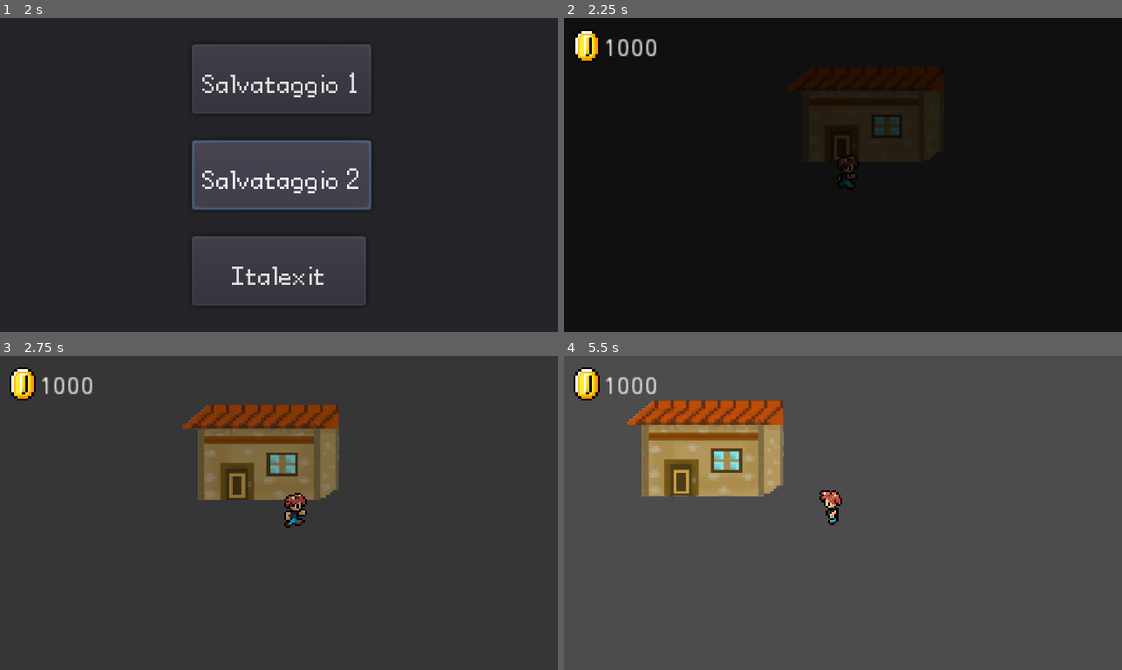
Above: before the commit, frames 1-4 (two rows, left to right).
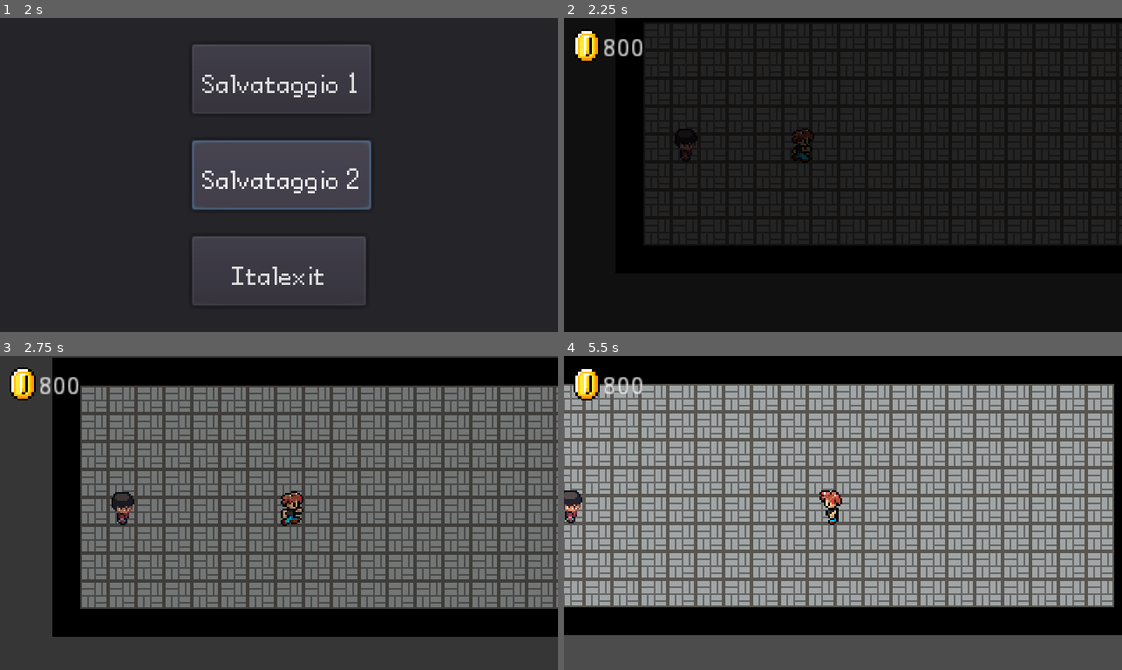
Above: after the commit, the same moments.

Repository: Fra866/ResPublica
Game: Godot game, scene res://Start.tscn
Two runs of this game, one before a commit and one after it. Both use one fixed random seed, a clock stepped at 60 frames per second and the inputs below.
Inputs:
- Up to frame 1 (2 s): click "Salvataggio 1" at 0.5 s; click "Salvataggio 2" at 1.25 s
- Up to frame 2 (2.25 s): tap Enter (ui_accept) at 2 s; hold Right (ui_right) from 2.03 s (still down); tap End (ui_end) at 2.1 s
- Up to frame 3 (2.75 s): keep holding Right (ui_right); tap Enter (ui_accept) at 2.27, 2.3, 2.57 s
- Up to frame 4 (5.5 s): release Right (ui_right) at 2.78 s; hold Down (ui_down) 2.78-3.53 s; tap Enter (ui_accept) at 2.85, 3.02, 3.32, 3.8, 4.52, 4.82, 5.1, 5.27 s; tap End (ui_end) at 3.05, 3.6, 4.35 s; hold Right (ui_right) 3.53-4.28 s; hold Up (ui_up) 4.28-5.03 s; hold Left (ui_left) from 5.03 s (still down)

Frame 1 is identical in both runs. In frame 2, 2.3% of the frame differs, in the area x 7-68%, y 6-55%; in frame 3, 57%; in frame 4, 74%, in the area x 0-100%, y 0-89%.

Commit message:
Battle Finished

Diff:
--- a/Items/Slogans/humani.tres
+++ b/Items/Slogans/humani.tres
@@ -5,7 +5,7 @@
 [resource]
 script = ExtResource( 2 )
 xp = 30
-political_pos = Vector2( -4, 4 )
+political_pos = Vector2( -4, -2 )
 name = "Restiamo humani"
 id = 4
 prize = 50
--- a/Items/Slogans/stalin.tres
+++ b/Items/Slogans/stalin.tres
@@ -5,7 +5,7 @@
 [resource]
 script = ExtResource( 2 )
 xp = 30
-political_pos = Vector2( -4, 8 )
+political_pos = Vector2( -4, 7 )
 name = "Stalin non era poi così male"
 id = 2
 prize = 50
--- a/NPC/tmp.tres
+++ b/NPC/tmp.tres
@@ -1,12 +1,12 @@
 [gd_resource type="Resource" load_steps=6 format=2]
 
-[ext_resource path="res://Items/Slogans/articolo1.tres" type="Resource" id=1]
-[ext_resource path="res://NPC/tmp.gd" type="Script" id=2]
-[ext_resource path="res://Items/Slogans/riforma.tres" type="Resource" id=3]
-[ext_resource path="res://Items/Slogans/cose_buone.tres" type="Resource" id=4]
-[ext_resource path="res://Items/Slogans/humani.tres" type="Resource" id=5]
+[ext_resource path="res://Items/Slogans/humani.tres" type="Resource" id=1]
+[ext_resource path="res://Items/Slogans/articolo1.tres" type="Resource" id=2]
+[ext_resource path="res://NPC/tmp.gd" type="Script" id=3]
+[ext_resource path="res://Items/Slogans/stalin.tres" type="Resource" id=4]
+[ext_resource path="res://Items/Slogans/black_lives.tres" type="Resource" id=5]
 
 [resource]
-script = ExtResource( 2 )
-slogans_for_battle = [ ExtResource( 5 ), ExtResource( 1 ), ExtResource( 4 ), ExtResource( 3 ) ]
-political_pos = Vector2( -4, -2 )
+script = ExtResource( 3 )
+slogans_for_battle = [ ExtResource( 2 ), ExtResource( 5 ), ExtResource( 1 ), ExtResource( 4 ) ]
+political_pos = Vector2( 0, 0 )
--- a/Saved/save01.tres
+++ b/Saved/save01.tres
@@ -1,14 +1,15 @@
-[gd_resource type="Resource" load_steps=6 format=2]
+[gd_resource type="Resource" load_steps=7 format=2]
 
 [ext_resource path="res://saved.gd" type="Script" id=1]
-[ext_resource path="res://Items/Slogans/humani.tres" type="Resource" id=2]
+[ext_resource path="res://Items/Slogans/stalin.tres" type="Resource" id=2]
 [ext_resource path="res://Scenes/Level1.tscn" type="PackedScene" id=3]
-[ext_resource path="res://Items/Slogans/stalin.tres" type="Resource" id=4]
+[ext_resource path="res://Items/Slogans/humani.tres" type="Resource" id=4]
 [ext_resource path="res://Items/Slogans/impero.tres" type="Resource" id=5]
+[ext_resource path="res://Items/Slogans/black_lives.tres" type="Resource" id=6]
 
 [resource]
 script = ExtResource( 1 )
-array = [ ExtResource( 2 ), ExtResource( 2 ), ExtResource( 4 ), ExtResource( 2 ), ExtResource( 2 ), ExtResource( 4 ), ExtResource( 5 ), ExtResource( 4 ), ExtResource( 4 ), ExtResource( 5 ), ExtResource( 5 ), ExtResource( 5 ) ]
+array = [ ExtResource( 4 ), ExtResource( 2 ), ExtResource( 6 ), ExtResource( 5 ) ]
 current_scene = ExtResource( 3 )
-player_pos = Vector2( -128, 32 )
-money = 600
+player_pos = Vector2( -48, 48 )
+money = 1000
--- a/Saved/save02.tres
+++ b/Saved/save02.tres
@@ -1,11 +1,11 @@
 [gd_resource type="Resource" load_steps=3 format=2]
 
 [ext_resource path="res://saved.gd" type="Script" id=1]
-[ext_resource path="res://Scenes/Level1.tscn" type="PackedScene" id=2]
+[ext_resource path="res://Scenes/InsideHouse.tscn" type="PackedScene" id=6]
 
 [resource]
 script = ExtResource( 1 )
 array = [  ]
-current_scene = ExtResource( 2 )
-player_pos = Vector2( 80, 16 )
-money = 1000
+current_scene = ExtResource( 6 )
+player_pos = Vector2( 64, 128 )
+money = 800
--- a/Scenes/BattleScene.gd
+++ b/Scenes/BattleScene.gd
@@ -1,5 +1,7 @@
 extends Node2D
 
+
+onready var scenemanager = get_node(NodePath('/root/SceneManager/'))
 onready var menu = get_node(NodePath('/root/SceneManager/Menu'))
 onready var dialouge_box = get_node(NodePath('/root/SceneManager/DialougeBox'))
 onready var pBar = $LifeBars/PlayerBar
@@ -22,6 +24,9 @@
 
 onready var attacking = false
 
+onready var first_attack_player = true
+onready var first_attack_enemy = true
+
 enum TURN {PLAYER, ENEMY, ATTACKING}
 onready var turn = TURN.PLAYER
 
@@ -29,6 +34,7 @@
 	political_compass.visibility(true)
 
 	dialouge_box.connect("npc_slogans", self, "set_npc_slogans")
+	dialouge_box.connect("next_scene", self, "set_next_scene")
 	for slogan_res in menu.slogan_list:
 		var new_slog_instance = load("res://Scenes/UI_Objects/SloganNode.tscn").instance()
 
@@ -49,6 +55,8 @@
 func _process(_delta):
 #	Temporary solution. Visual cue, or selector, to be soon implemented.
 	if turn == TURN.PLAYER:
+		var slog = menu.slogan_list[id]
+
 		if Input.is_action_just_pressed("ui_right") and id < 10:
 			id += 1
 		if Input.is_action_just_pressed("ui_down") and id < 4:
@@ -58,11 +66,10 @@
 		if Input.is_action_just_pressed("ui_left") and id > 0:
 			id -= 1
 
+		political_compass.set_line(political_compass.get_main_pointer() ,slog.political_pos.x, -slog.political_pos.y)
+
 	selector.rect_position = Vector2(32 * (id % (max_slogans - 1)), 40*(int(id / (max_slogans - 1))))
 
-	var slog = menu.slogan_list[id]
-	political_compass.set_main_pointer(slog.political_pos.x, -slog.political_pos.y)
-	# political_compass.visibility(turn == TURN.PLAYER)
 
 	if Input.is_action_just_pressed("ui_accept"):
 		attacking = true
@@ -91,7 +98,24 @@
 	#enemy_slogans = slogan_list
 
 
+func set_next_scene(next_scene):
+	print(next_scene)
+
+
+func battle_ends():
+	action_log.text = "Battaglia finita"
+	margincontainer.visible = true
+	battlemenu.visible = false
+
+	# yield(get_tree().create_timer(1), "timeout")
+
+	# scenemanager.start_transition("scene_path", Vector2(0,0))
+
+
 func playerAttack(slogan):
+	political_compass.set_main_pointer(slogan.political_pos.x, -slogan.political_pos.y)
+	political_compass.hide_line()
+
 	turn = TURN.ATTACKING
 	action_log.text = "Hai usato " + slogan.name
 	p_attack = slogan.political_pos
@@ -102,18 +126,32 @@
 	npcAttack(enemy_slogans[randi() % len(enemy_slogans) - 1])
 
 
+func damage(p_pos: Vector2, n_pos: Vector2):
+	var d = (5 - abs(p_pos.x - n_pos.x) + 5 - abs(p_pos.y - n_pos.y)) / 2
+	if d < 0:
+		pBar.value -= 8 * abs(d)
+	else:
+		npcBar.value -= 8*d
+
+
 func npcAttack(attack_slog):
 	turn = TURN.ENEMY
 	action_log.text = "Il nemico ha usato " + attack_slog.name
 	e_attack = attack_slog.political_pos
-	political_compass.set_next_pointer(e_attack.x, -e_attack.y)
+	political_compass.set_enemy_pointer(e_attack.x, -e_attack.y)
 	yield(get_tree().create_timer(1), "timeout")
 	margincontainer.visible = false
 	battlemenu.visible = true
 
-	yield(get_tree().create_timer(1), "timeout")
+	yield(get_tree().create_timer(0.1), "timeout")
 
-	print(p_attack, e_attack)
+	# print(p_attack, e_attack)
+
+	damage(p_attack, e_attack)
+	print('Turn Ends')
+
+	if npcBar.value == 0 or pBar.value == 0:
+		battle_ends()
 
 	turn = TURN.PLAYER
 
--- a/Scenes/BattleScene.tscn
+++ b/Scenes/BattleScene.tscn
@@ -49,6 +49,8 @@
 margin_right = 100.0
 margin_bottom = 15.0
 rect_min_size = Vector2( 100, 15 )
+custom_colors/font_color = Color( 1, 1, 1, 1 )
+custom_colors/font_color_shadow = Color( 0.168627, 0.85098, 0.223529, 1 )
 value = 100.0
 rounded = true
 __meta__ = {
--- a/Scenes/Level1.tscn
+++ b/Scenes/Level1.tscn
@@ -8,6 +8,8 @@
 [ext_resource path="res://Items/Slogans/humani.tres" type="Resource" id=6]
 [ext_resource path="res://Items/Slogans/cose_buone.tres" type="Resource" id=7]
 [ext_resource path="res://Items/Slogans/riforma.tres" type="Resource" id=8]
+[ext_resource path="res://Items/Slogans/black_lives.tres" type="Resource" id=9]
+[ext_resource path="res://Items/Slogans/stalin.tres" type="Resource" id=10]
 
 [node name="Level1" type="Node2D"]
 
@@ -22,7 +24,7 @@
 [node name="Bruno" parent="YSort" instance=ExtResource( 2 )]
 position = Vector2( -96, 80 )
 dialouge_list = [ "Ci sono troppe tasse" ]
-slogans_for_battle = [ ExtResource( 3 ) ]
+slogans_for_battle = [ ExtResource( 3 ), ExtResource( 9 ), ExtResource( 6 ), ExtResource( 10 ) ]
 
 [node name="Player" parent="YSort" instance=ExtResource( 1 )]
 position = Vector2( 80, 16 )
@@ -31,3 +33,4 @@
 position = Vector2( 80, 0 )
 
 [node name="Door" parent="YSort/House" instance=ExtResource( 5 )]
+next_player_pos = Vector2( 144, 176 )
--- a/Scenes/Menu.gd
+++ b/Scenes/Menu.gd
@@ -4,14 +4,18 @@
 onready var sprite = $MenuLayers/MainMenu/Sprite
 onready var control = $MenuLayers/MainMenu/Control
 onready var slogans = $MenuLayers/Slogans
-onready var container = $MenuLayers/Slogans/ItemList
-onready var slogan_selector = $MenuLayers/Slogans/ItemList/ColorRect
+onready var container = $MenuLayers/Slogans/MainContainer
+onready var slogan_selector = $MenuLayers/Slogans/MainContainer/Selector
 onready var menulayers = $MenuLayers
+onready var no_slog_text = $MenuLayers/Slogans/NoSloganText
+onready var political_compass = $MenuLayers/Slogans/PoliticalCompass
+onready var ui = get_node("/root/SceneManager/UI")
 
 onready var player = get_node(NodePath('..')).find_node('Player')
 onready var screentransition = get_node(NodePath('/root/SceneManager'))
 onready var currentscene = get_node(NodePath('/root/SceneManager/CurrentScene'))
 onready var n_of_slogans: int
+onready var corrent_slog
 
 var menu_main: bool = false
 var menu_slogans: bool = false
@@ -23,6 +27,7 @@
 	sprite.visible = menu_main
 	slogans.visible = menu_slogans
 	screentransition.connect("new_main_scene", self, "new_p")
+	no_slog_text.visible = false
 
 	var save_file = screentransition.save_file
 
@@ -30,7 +35,7 @@
 		new_slogan(slogan_res)
 
 func _process(_delta):
-	n_of_slogans = container.get_item_count()
+	n_of_slogans = container.get_child_count() - 1
 	player = get_node(NodePath('..')).get_child(0).get_children().back().find_node("Player")
 	currentscene = get_node(NodePath('/root/SceneManager/CurrentScene')).get_child(0)
 
@@ -41,19 +46,34 @@
 		menulayers.position = player.position
 
 	if menu_slogans:
-		menu_main = false
-		if Input.is_action_just_pressed("ui_end"):
-			menu_slogans = false
-			menu_main = true
-			slogan_index = 0
-		if Input.is_action_just_pressed("ui_right"):
-			if slogan_index < (n_of_slogans - 1):
-				slogan_index += 1
-		if Input.is_action_just_pressed("ui_left"):
-			if slogan_index > 0:
-				slogan_index -= 1
+		if n_of_slogans == 0:
+			no_slog_text.visible = true
+			slogan_selector.visible = false
+			political_compass.visibility(false)
+		else:
+			no_slog_text.visible = false
+			slogan_selector.visible = true
+			corrent_slog = slogan_list[slogan_index]
 
-		slogan_selector.rect_position.x = slogan_index * 36
+			political_compass.set_main_pointer(corrent_slog.political_pos.x, -corrent_slog.political_pos.y)
+			menu_main = false
+
+			if Input.is_action_just_pressed("ui_end"):
+				menu_slogans = false
+				menu_main = true
+				slogan_index = 0
+			if Input.is_action_just_pressed("ui_right"):
+				if slogan_index < (n_of_slogans - 1):
+					slogan_index += 1
+			if Input.is_action_just_pressed("ui_left"):
+				if slogan_index > 0:
+					slogan_index -= 1
+			if Input.is_action_just_pressed("ui_accept"):
+				print(corrent_slog.name, corrent_slog.political_pos)
+
+		slogan_selector.rect_position.x = 32 * (slogan_index % 6) + 3
+		slogan_selector.rect_position.y = 40 * (int(slogan_index / 6))+ 9
+
 	else:
 		if menu_main:
 			if Input.is_action_just_pressed("ui_down"):
@@ -70,23 +90,47 @@
 
 func priority_to_slogans():
 	menu_slogans = true
+	political_compass.visibility(true)
+
 
 func priority_to_menu():
 	menu_main = true
+	political_compass.visibility(false)
+
 
 func priority_to_player():
 	menu_slogans = false
 	menu_main = false
+	political_compass.visibility(false)
+
 
 func new_p():
 	currentscene = get_node(NodePath('/root/SceneManager/CurrentScene'))
 
+
+func search_slog(slogan):
+	var i = 0
+	for node in container.get_children():
+		if i >= 1 and node.slogan_res == slogan:
+			return node
+		i += 1
+
+
 func new_slogan(slogan):
-	var new_slog_instance = load("res://Scenes/UI_Objects/SloganNode.tscn").instance()
-	new_slog_instance.slogan_res = slogan
-	n_of_slogans += 1
-	container.add_icon_item(slogan.texture, true)
-	slogan_list.append(slogan)
+	if slogan in slogan_list:
+		print("Già comprato: ", slogan_list)
+		# search_slog(slogan).slogan_res.xp += 20
+	else:
+		slogan_list.append(slogan)
+		print(ui.get_child(0).get_child(0).text)
+		ui.add_money(-slogan.prize)
+
+		var new_slog_instance = load("res://Scenes/UI_Objects/SloganNode.tscn").instance()
+		new_slog_instance.slogan_res = slogan
+		new_slog_instance.position = Vector2(32 * (n_of_slogans % 6) + 15, 40*(int(n_of_slogans / 6))+ 20)
+		n_of_slogans += 1
+		container.add_child(new_slog_instance)
+
 
 #func loadSlogans(data):
 #	var file = File.new()
--- a/Scenes/Menu.tscn
+++ b/Scenes/Menu.tscn
@@ -1,8 +1,9 @@
-[gd_scene load_steps=4 format=2]
+[gd_scene load_steps=5 format=2]
 
 [ext_resource path="res://Images/menu.png" type="Texture" id=1]
 [ext_resource path="res://Scenes/Menu.gd" type="Script" id=2]
 [ext_resource path="res://Images/sloganmenu.png" type="Texture" id=3]
+[ext_resource path="res://Scenes/PoliticalCompass.tscn" type="PackedScene" id=4]
 
 [node name="Menu" type="Node2D"]
 script = ExtResource( 2 )
@@ -67,23 +68,36 @@
 margin_top = -80.0
 margin_right = 94.0
 margin_bottom = 80.0
+__meta__ = {
+"_edit_use_anchors_": false
+}
 
 [node name="Background" type="Sprite" parent="MenuLayers/Slogans"]
-position = Vector2( 96, 80 )
-scale = Vector2( 1.625, 1.3125 )
+position = Vector2( 96, 54 )
+scale = Vector2( 2, 0.90625 )
 texture = ExtResource( 3 )
 
-[node name="ItemList" type="ItemList" parent="MenuLayers/Slogans"]
+[node name="MainContainer" type="Node2D" parent="MenuLayers/Slogans"]
+
+[node name="Selector" type="ColorRect" parent="MenuLayers/Slogans/MainContainer"]
+margin_left = 16.0
 margin_top = 16.0
-margin_right = 190.0
-margin_bottom = 144.0
-rect_min_size = Vector2( 190, 128 )
-allow_reselect = true
-max_columns = 5
-same_column_width = true
-fixed_icon_size = Vector2( 32, 32 )
+margin_right = 39.0
+margin_bottom = 39.0
+color = Color( 0.454902, 0.94902, 0.203922, 1 )
+__meta__ = {
+"_edit_use_anchors_": false
+}
 
-[node name="ColorRect" type="ColorRect" parent="MenuLayers/Slogans/ItemList"]
-margin_right = 32.0
-margin_bottom = 32.0
-color = Color( 1, 0.870588, 0.0352941, 1 )
+[node name="NoSloganText" type="RichTextLabel" parent="MenuLayers/Slogans"]
+margin_left = 16.0
+margin_top = 32.0
+margin_right = 176.0
+margin_bottom = 80.0
+text = "Non hai nessuno slogan."
+__meta__ = {
+"_edit_use_anchors_": false
+}
+
+[node name="PoliticalCompass" parent="MenuLayers/Slogans" instance=ExtResource( 4 )]
+position = Vector2( 96, 128 )
--- a/Scenes/PoliticalCompass.gd
+++ b/Scenes/PoliticalCompass.gd
@@ -1,35 +1,51 @@
 extends Node2D
 
 onready var main_pointer = $Pointer
-onready var next_pointer = $Pointer2
+onready var enemy_pointer = $Pointer2
+onready var next_position = $Line2D
 
 # Called when the node enters the scene tree for the first time.
 func _ready():
 	visible = false
 	main_pointer.visible = false
-	next_pointer.visible = false
+	enemy_pointer.visible = false
+	next_position.visible = false
 
 
 func visibility(vis: bool):
 	visible = vis
-	main_pointer.visible = vis
+#	main_pointer.visible = vis
 
 
 func reset_pointer():
 	main_pointer.rect_position = Vector2(-2, -2)
 
 
+func get_main_pointer():
+	return main_pointer.rect_position
+
+
 func set_main_pointer(x: float, y: float):
+	main_pointer.visible = true
 	main_pointer.rect_position = Vector2(x*4 - 2, y*4 - 2)
 
 
-func set_next_pointer(x: float, y: float):
-	next_pointer.visible = true
-	next_pointer.rect_position = Vector2(x*4 - 2, y*4 - 2)
+func set_enemy_pointer(x: float, y: float):
+	enemy_pointer.visible = true
+	enemy_pointer.rect_position = Vector2(x*4 - 2, y*4 - 2)
 
 
-func next_pointer_visible(vis: bool):
-	next_pointer.visible = vis
+func set_line(initial_pos: Vector2, x: float, y: float):
+	next_position.visible = true
+	next_position.points[0] = Vector2(initial_pos.x + 4, initial_pos.y + 4)
+	next_position.points[1] = Vector2(x*4 + 2, y*4 + 2)
+
+
+func hide_line():
+	next_position.visible = false
+
+func enemy_pointer_visible(vis: bool):
+	enemy_pointer.visible = vis
 
 # Called every frame. 'delta' is the elapsed time since the previous frame.
 #func _process(delta):
--- a/Scenes/PoliticalCompass.tscn
+++ b/Scenes/PoliticalCompass.tscn
@@ -9,6 +9,11 @@
 [node name="Compass" type="Sprite" parent="."]
 scale = Vector2( 0.08, 0.08 )
 texture = ExtResource( 1 )
+
+[node name="Line2D" type="Line2D" parent="."]
+position = Vector2( -2, -2 )
+points = PoolVector2Array( 2, 2, 8, 6 )
+width = 1.0
 
 [node name="Pointer" type="ColorRect" parent="."]
 margin_left = -2.0
--- a/Scenes/SceneManager.tscn
+++ b/Scenes/SceneManager.tscn
@@ -6,7 +6,6 @@
 [ext_resource path="res://Scenes/UI.tscn" type="PackedScene" id=4]
 [ext_resource path="res://Scenes/Menu.tscn" type="PackedScene" id=5]
 [ext_resource path="res://UI/DialougeBox.tscn" type="PackedScene" id=6]
-[ext_resource path="res://Scenes/UI.gd" type="Script" id=7]
 [ext_resource path="res://SaveMenu.tscn" type="PackedScene" id=8]
 
 [sub_resource type="Animation" id=3]
@@ -94,6 +93,5 @@
 [node name="ShopBox" parent="." instance=ExtResource( 3 )]
 
 [node name="UI" parent="." instance=ExtResource( 4 )]
-script = ExtResource( 7 )
 
 [node name="Control" parent="." instance=ExtResource( 8 )]
--- a/Scenes/ShopBox.gd
+++ b/Scenes/ShopBox.gd
@@ -20,6 +20,7 @@
 signal closed
 
 func _ready():
+	prize_sign.visible = false
 	open = false
 	background.visible = false
 
@@ -64,14 +65,16 @@
 
 func brought(i_element):
 	var selected_slogan = get_slogan_instance(i_element)
-	slogans.append(selected_slogan)
+	# slogans.append(selected_slogan)
+
+	print(selected_slogan.slogan_res in menu.slogan_list)
+
 	menu.new_slogan(selected_slogan.slogan_res)
-	ui.lost_money(selected_slogan.slogan_res.prize)
 
 func save(path):
 	var file = File.new()
 	file.open(path, File.READ_WRITE)
-	for s in slogans:
+	for s in menu.slogan_list:
 		file.store_line(s.slogan_res.get_path())
 
 func priority_to_player():
--- a/Scenes/ShopBox.tscn
+++ b/Scenes/ShopBox.tscn
@@ -41,6 +41,9 @@
 margin_top = 7.0
 margin_right = 35.0
 margin_bottom = 32.0
+__meta__ = {
+"_edit_use_anchors_": false
+}
 
 [node name="Node2D" type="Node2D" parent="Background/Background2"]
 
--- a/Scenes/UI.gd
+++ b/Scenes/UI.gd
@@ -2,12 +2,18 @@
 
 onready var shop = get_node(NodePath("../ShopBox"))
 onready var liracoin = $Control/RichTextLabel
+onready var screentransition = get_node(NodePath('/root/SceneManager'))
+
 
 func _ready():
-	liracoin.text = "1000"
+	liracoin.text = str(screentransition.save_file.money)
 
-func lost_money(diff: int):
-	liracoin.text = str(int(liracoin.text) - diff)
+
+func add_money(m: int):
+	var liracoin = $Control/RichTextLabel
+	liracoin.text = str(int(liracoin.text) + m)
+	print(liracoin.text)
+
 
 func loadLira(val):
 	print(val)
--- a/Scenes/UI.tscn
+++ b/Scenes/UI.tscn
@@ -1,8 +1,10 @@
-[gd_scene load_steps=2 format=2]
+[gd_scene load_steps=3 format=2]
 
 [ext_resource path="res://Assets/Liracoin2.png" type="Texture" id=1]
+[ext_resource path="res://Scenes/UI.gd" type="Script" id=2]
 
 [node name="UI" type="CanvasLayer"]
+script = ExtResource( 2 )
 
 [node name="Control" type="Control" parent="."]
 margin_right = 320.0
@@ -20,6 +22,9 @@
 margin_right = -3.8147e-06
 margin_bottom = -3.8147e-06
 text = "1000"
+__meta__ = {
+"_edit_use_anchors_": false
+}
 
 [node name="Sprite" type="Sprite" parent="Control"]
 position = Vector2( 13, 16 )
--- a/UI/DialougeBox.gd
+++ b/UI/DialougeBox.gd
@@ -7,6 +7,7 @@
 onready var shop_box = get_node(NodePath('/root/SceneManager/ShopBox'))
 onready var scenemanager = get_node(NodePath('/root/SceneManager'))
 onready var menu = get_node(NodePath('/root/SceneManager/Menu'))
+onready var current_scene = scenemanager.get_child(0).get_child(0)
 
 onready var initiator
 onready var player = get_parent().get_child(0).get_child(0).find_node('Player')
@@ -23,6 +24,8 @@
 
 signal priority_to_player
 signal npc_slogans(slogan_list)
+signal next_scene(scene)
+signal next_player_pos(player_pos)
 
 
 func _ready():
@@ -36,6 +39,8 @@
 
 func _process(_delta):
 	player = get_parent().get_child(0).get_child(0).find_node('Player')
+	current_scene = scenemanager.get_child(0).get_child(0)
+
 	if player:
 		if Input.is_action_just_pressed("ui_accept") && player.NPCraycast.is_colliding():
 			if i<len(d_list):
@@ -51,6 +56,7 @@
 				elif len(s_list) > 0:
 					scenemanager.start_transition(battle_scene_path, Vector2(0,0))
 					emit_signal("npc_slogans", s_list)
+					emit_signal("next_scene", current_scene)
 				else:
 					emit_signal("priority_to_player")
 
Not shown: 1 places in Scenes/Level1.tscn that only renumber resources
Not shown: 1 places in Scenes/SceneManager.tscn that only renumber resources
